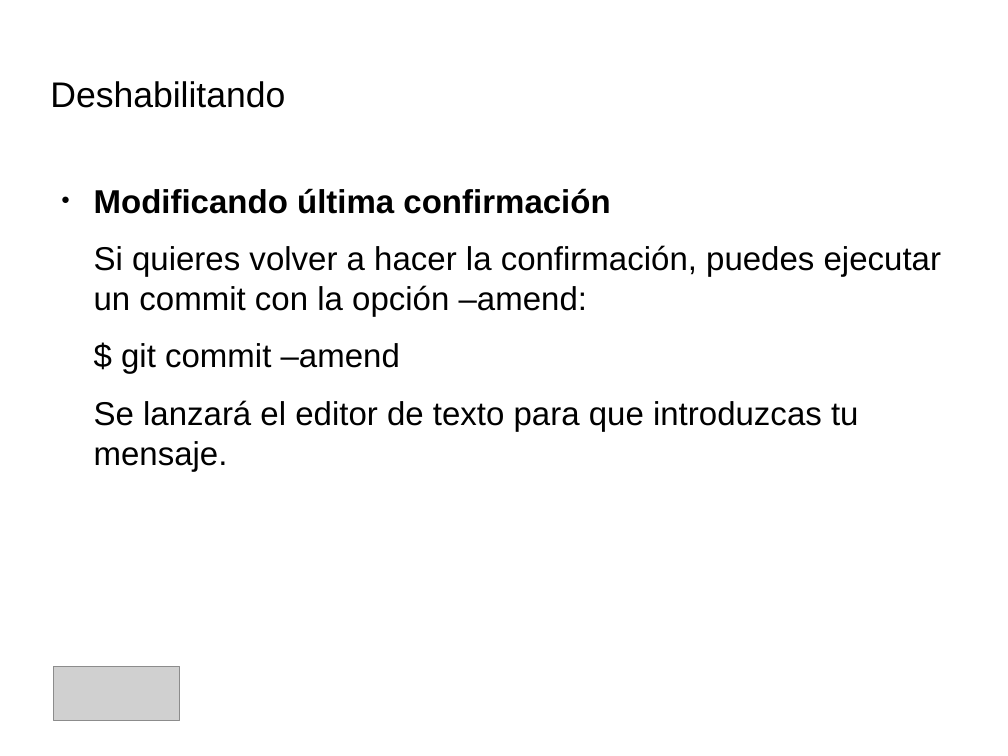
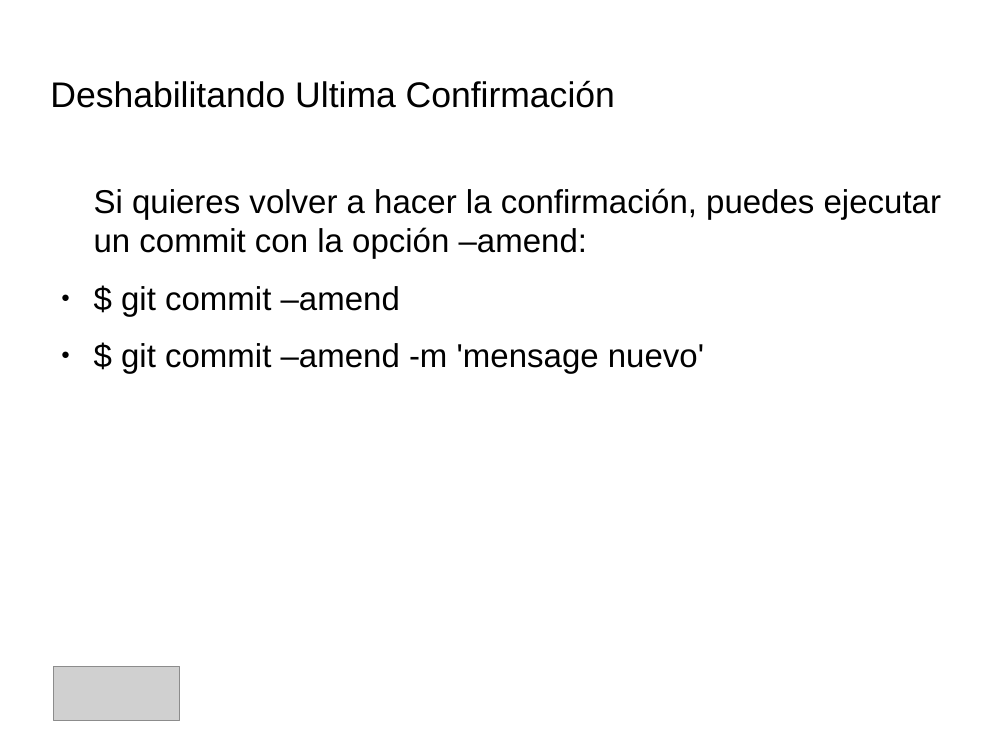
Before and after one commit to IllanPedro/Hardware, a slide deck: slide 21 of CursoGIT,GITHUB,SOURCETREE/Precentacion_Git.odp. Drawn at 1008x756 pixels with LibreOffice and Linux fonts; fonts in the diff are those of the drawing; grey boxes stand for pictures; background and template pictures are left out. Boxes give left, top, right and bottom in pixels: in the first picture for what was removed or moved away, otherwise in the second. Text is boxed around its words. In the diff, an @@ line names an element or a change of style, - is before the commit and + after.

Commit message:
commit para resolver problema

```diff
--- a/CursoGIT,GITHUB,SOURCETREE/Precentacion_Git.odp
+++ b/CursoGIT,GITHUB,SOURCETREE/Precentacion_Git.odp
@@ title at bbox=[50, 80, 615, 108]: text changed @@
-Deshabilitando
+Deshabilitando Ultima Confirmación
@@ text at bbox=[94, 188, 610, 214]: paragraph removed @@
-● Modificando última confirmación
@@ text at bbox=[121, 286, 400, 316]: bullet none to ● @@
@@ text at bbox=[121, 343, 704, 374]: text changed @@
-Se lanzará el editor de texto para que introduzcas tu mensaje.
+● $ git commit –amend -m 'mensage nuevo'
```
Also in this commit, not shown: 12 other slides changed, 5 slides added, 2 slides removed, 4 other files.
